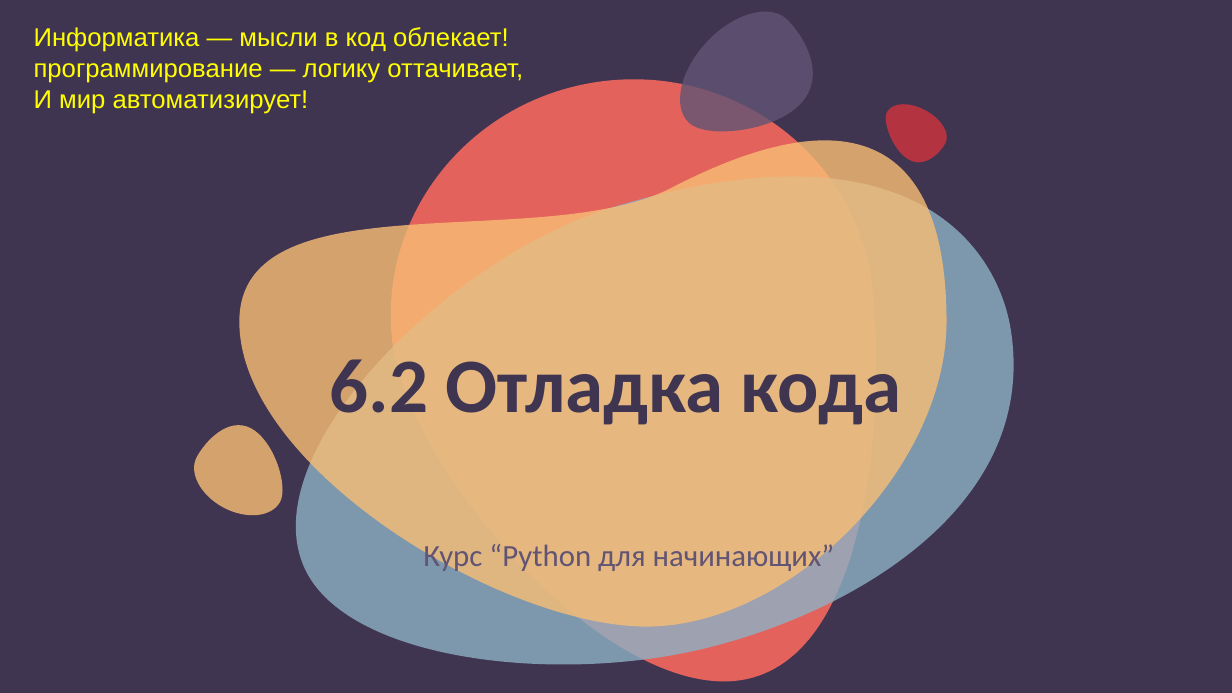
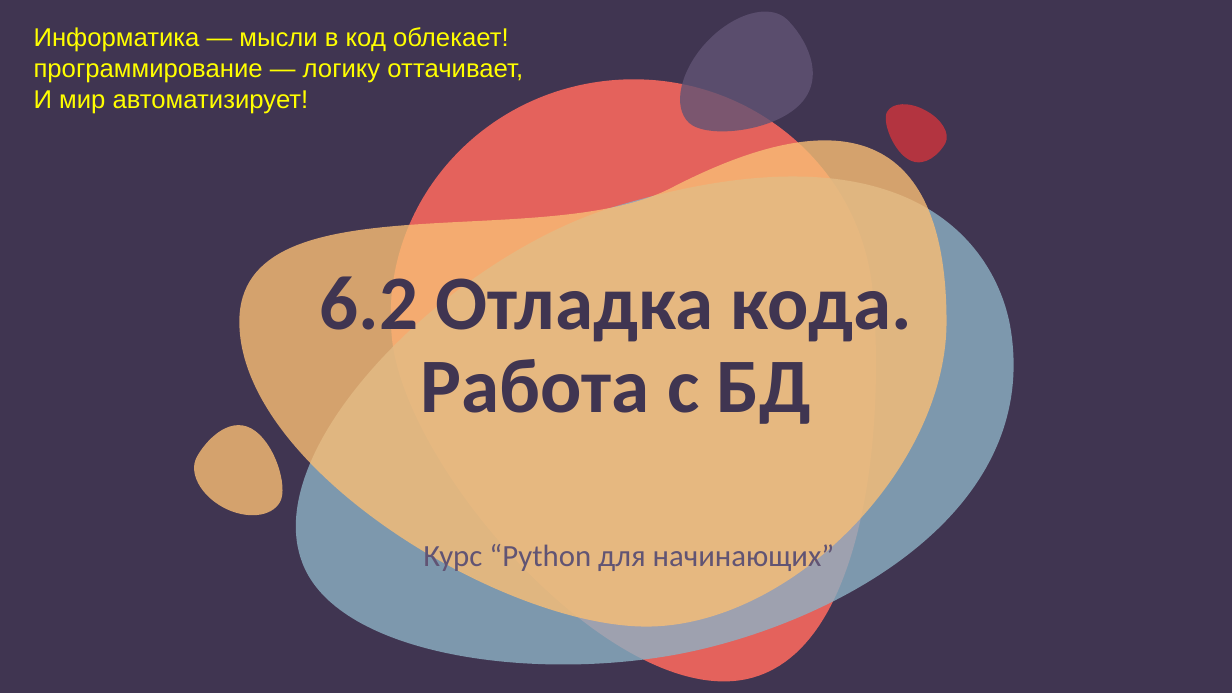
Before and after one commit to nesrv/python-for-odin.study, a slide deck: slide 1 of m6-2-debugging/презентация.pptx. Drawn at 1232x693 pixels with LibreOffice and Linux fonts; fonts in the diff are those of the drawing. Boxes give left, top, right and bottom in pixels: in the first picture for what was removed or moved away, otherwise in the second. Text is boxed around its words. In the diff, an @@ line names an element or a change of style, - is before the commit and + after.

```diff
--- a/m6-2-debugging/презентация.pptx
+++ b/m6-2-debugging/презентация.pptx
@@ title at bbox=[320, 276, 913, 424]: text changed @@
-6.2 Отладка кода
+6.2 Отладка кода. Работа с БД
```
Also in this commit, not shown: 5 other files.
